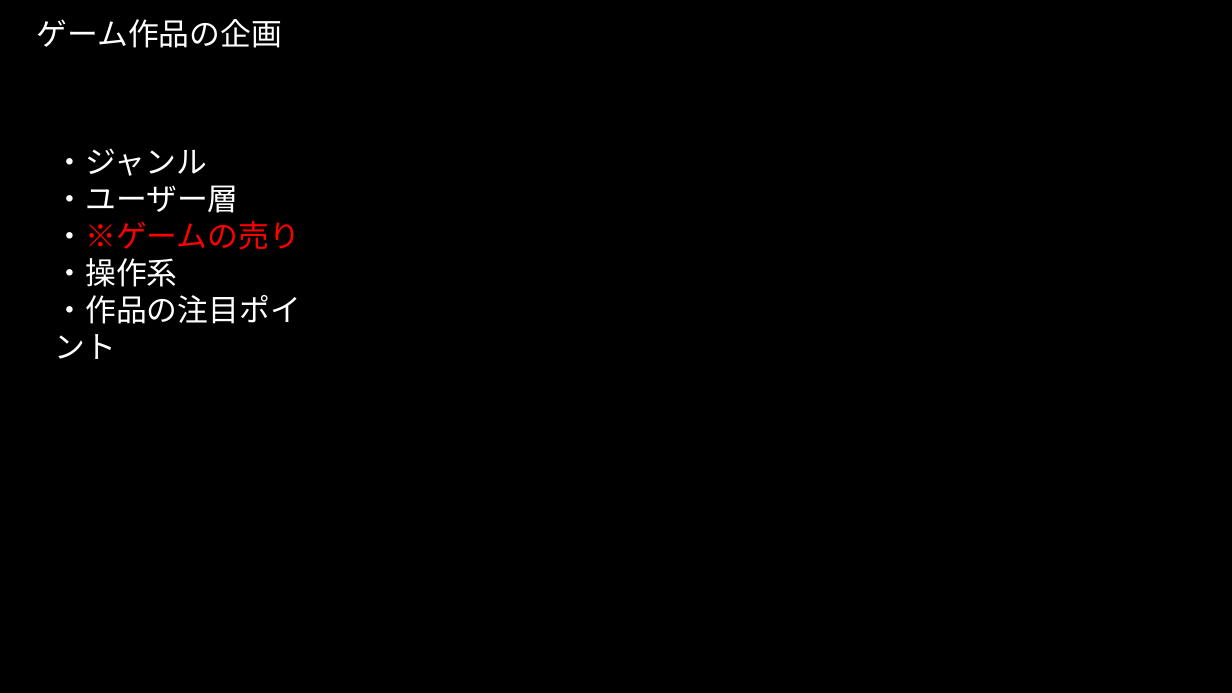
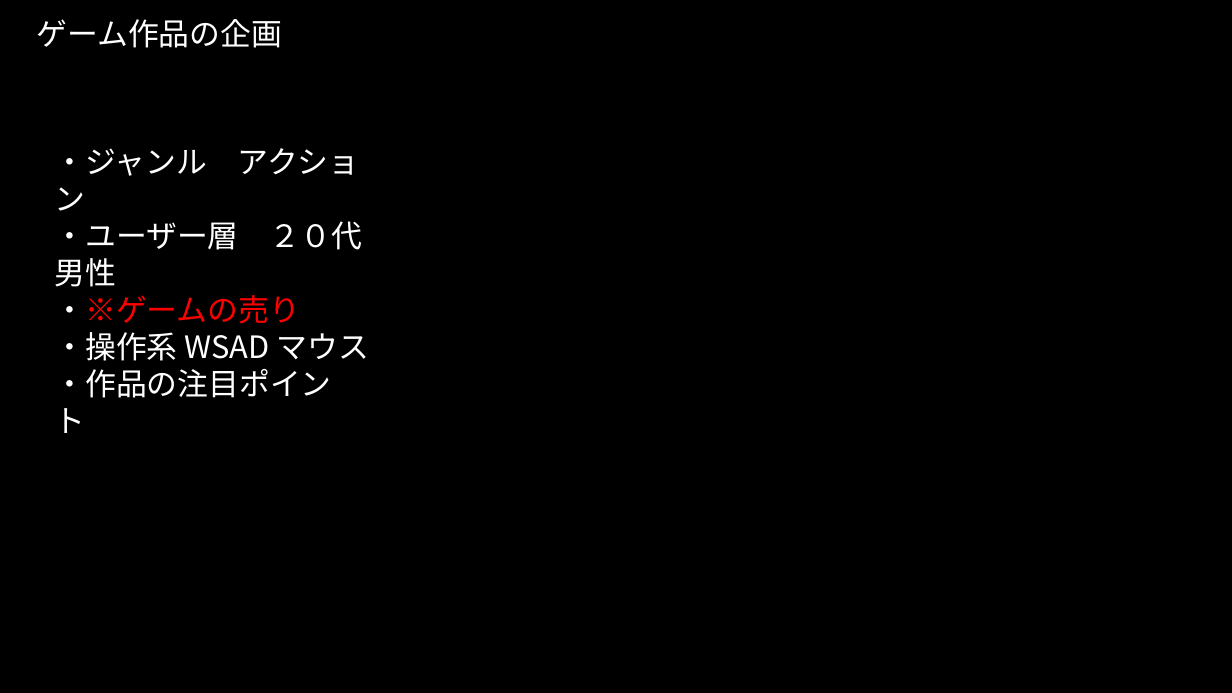
Before and after one commit to ryo-cpu/Camera, a slide deck: slide 2 of 概要書.pptx. Drawn at 1232x693 pixels with LibreOffice and Linux fonts; fonts in the diff are those of the drawing. Boxes give left, top, right and bottom in pixels: in the first picture for what was removed or moved away, otherwise in the second. Text is boxed around its words. In the diff, an @@ line names an element or a change of style, - is before the commit and + after.

```diff
--- a/概要書.pptx
+++ b/概要書.pptx
@@ text at bbox=[55, 148, 369, 433]: text changed @@
-・ジャンル
-・ユーザー層
-・※ゲームの売り
-・操作系
-・作品の注目ポイント
+・ジャンル アクション
+・ユーザー層 ２０代男性
+・※ゲームの売り
+・操作系 WSAD マウス
+・作品の注目ポイント
```
Also in this commit, not shown: 4 other slides changed, 1 slide added, 3 slides removed, 6 other files.
